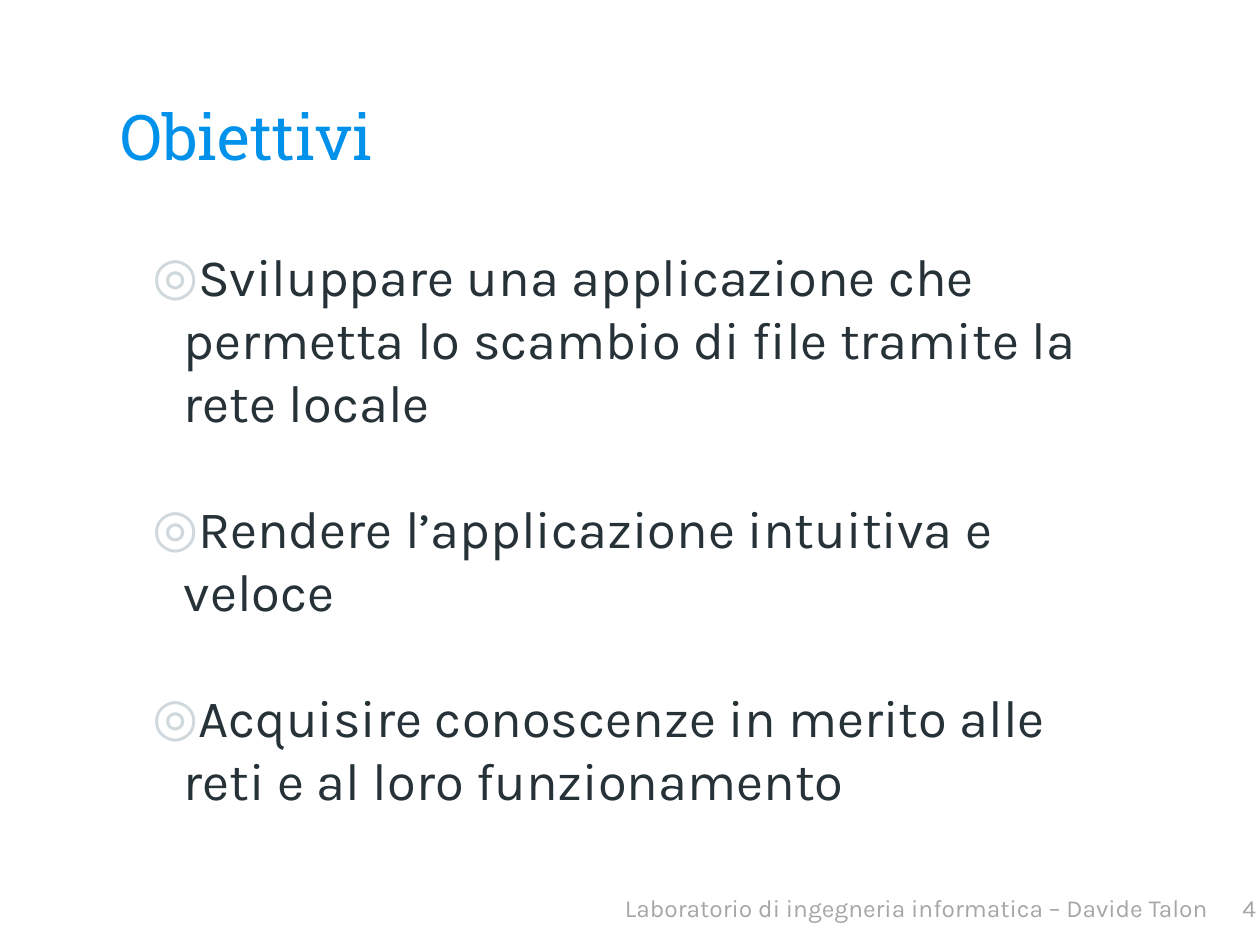
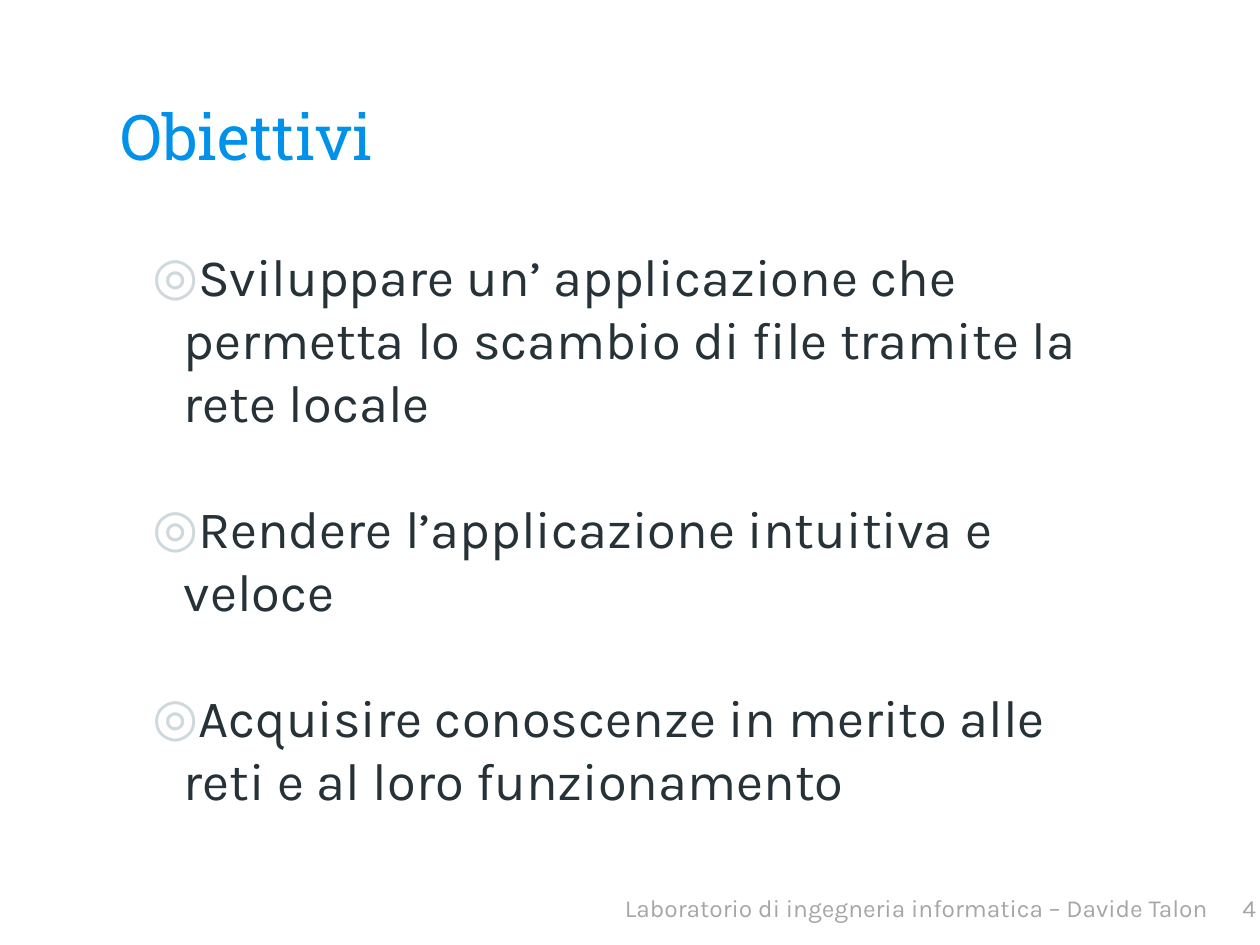
Before and after one commit to davidetalon/link, a slide deck: slide 5 of Presentation slides/Presentazione.pptx. Drawn at 1260x945 pixels with LibreOffice and Linux fonts; fonts in the diff are those of the drawing; background and template pictures are left out. Boxes give left, top, right and bottom in pixels: in the first picture for what was removed or moved away, otherwise in the second. Text is boxed around its words. In the diff, an @@ line names an element or a change of style, - is before the commit and + after.

```diff
--- a/Presentation slides/Presentazione.pptx
+++ b/Presentation slides/Presentazione.pptx
@@ text at [184,260,1076,423]: text changed @@
-◎ Sviluppare una applicazione che permetta lo scambio di file tramite la rete locale
+◎ Sviluppare un’ applicazione che permetta lo scambio di file tramite la rete locale
```
Also in this commit, not shown: 7 other slides changed, 1 other file.
